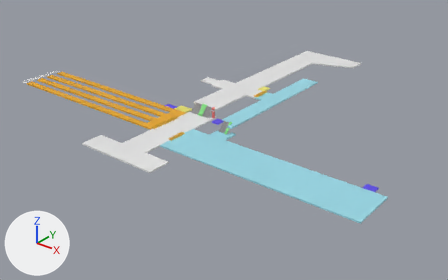
The FBX model Assets/Models/2F.fbx, before and after one commit.
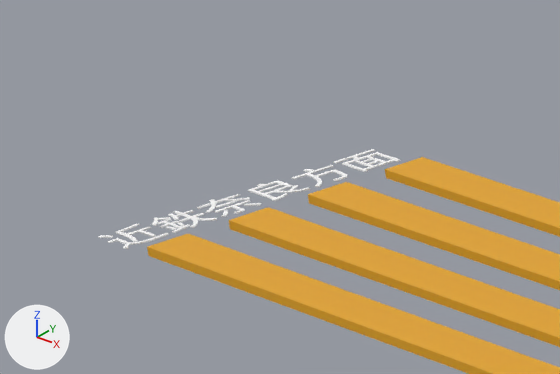
The first picture shows the older version from a 50 mm lens placed at (183.0, -341.0, 165.0), pointed at (-78.0, -15.0, -37.0). The close-ups show the older and then the newer version on the part from 2% to 18% of the width and 18% to 36% of the height of that picture. Only the edits that show in the close-ups are written down. Arrows for +X, +Y and +Z are at lower left; the lights stay in place. Where no turn or scale is listed for an object, it has been applied to the vertices. Vertices at exactly the same position are counted once.

The first close-up shows '近鉄ホーム', '近鉄奈良方面'.
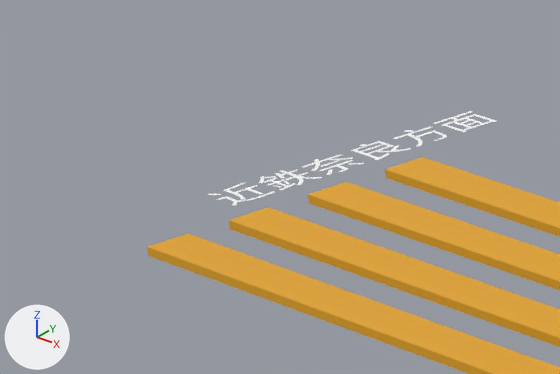
Where the newer file only moved an object's origin or applied its transform, the numbers keep the older frame.

Boxes (x1, y1, x2, y2) around the edits, measured in the close-ups (560 x 374 px; the box of a moved part takes in the faces that stretch with it):
'近鉄奈良方面', reshaped
    before: (99, 149, 400, 249)
    after: (208, 111, 497, 206)
part 1 of me_テキスト_002, moved or reshaped
    before: (292, 165, 347, 187)
    after: (393, 126, 447, 147)
part 2 of me_テキスト_002, moved or reshaped
    before: (248, 180, 310, 201)
    after: (351, 141, 411, 160)
part 3 of me_テキスト_002, moved or reshaped
    before: (197, 194, 250, 213)
    after: (302, 154, 353, 171)
part 4 of me_テキスト_002, moved or reshaped
    before: (221, 210, 228, 217)
    after: (327, 169, 332, 175)
part 5 of me_テキスト_002, moved or reshaped
    before: (244, 203, 262, 206)
    after: (348, 163, 364, 165)
part 6 of me_テキスト_002, moved or reshaped
    before: (214, 200, 251, 214)
    after: (319, 160, 353, 172)
part 7 of me_テキスト_002, moved or reshaped
    before: (152, 217, 190, 233)
    after: (259, 176, 296, 190)
part 8 of me_テキスト_002, moved or reshaped
    before: (168, 210, 217, 228)
    after: (274, 169, 322, 185)
part 9 of me_テキスト_002, moved or reshaped
    before: (115, 224, 156, 242)
    after: (223, 183, 263, 200)
part 10 of me_テキスト_002, moved or reshaped
    before: (108, 233, 169, 249)
    after: (216, 191, 275, 206)
part 11 of me_テキスト_002, moved or reshaped
    before: (99, 235, 113, 238)
    after: (208, 194, 221, 195)
part 12 of me_テキスト_002, added
    after: (432, 111, 497, 132)
part 13 of me_テキスト_002, deleted
    before: (333, 149, 400, 172)

The change, as a diff of the scene's bpy script:
```diff
--- a/Assets/Models/2F.fbx.py
+++ b/Assets/Models/2F.fbx.py
@@ me_テキスト_002 @@
 # used by ob_近鉄奈良方面; location = (-237.0, -58.0, -11.0)
-me_テキスト_002.from_pydata(...)  # 2354 vertices, 3505 faces; spans x -2.8..2.8, y -17.5..17.5, z -0.1..0.1
+me_テキスト_002.from_pydata(...)  # 2354 vertices, 3505 faces; spans x -4.7..0.9, y -2.8..32.3, z 0.0
+# me_テキスト_002 part 1: the loose piece of 356 vertices spanning x -2.7..2.8, y 6.3..11.5, z -0.1..0.1 is moved by (-1.9, 14.8, 0.0)
+# me_テキスト_002 part 2: the loose piece of 324 vertices spanning x -2.8..2.8, y 0.8..5.7, z -0.1..0.1 is moved by (-1.9, 14.8, 0.0)
+# me_テキスト_002 part 3: the loose piece of 260 vertices spanning x -2.7..0.3, y -5.7..-0.1, z -0.1..0.1 is moved by (-1.9, 14.8, 0.0)
+# me_テキスト_002 part 4: the loose piece of 74 vertices spanning x 1.2..2.6, y -5.5..-3.9, z -0.1..0.1 is moved by (-1.9, 14.8, 0.0)
+# me_テキスト_002 part 5: the loose piece of 52 vertices spanning x 1.2..2.6, y -2.0..-0.5, z -0.1..0.1 is moved by (-1.9, 14.8, 0.0)
+# me_テキスト_002 part 6: the loose piece of 134 vertices spanning x 0.5..2.7, y -5.1..-0.8, z -0.1..0.1 is moved by (-1.9, 14.8, 0.0)
+# me_テキスト_002 part 7: the loose piece of 212 vertices spanning x -2.7..2.5, y -11.6..-9.1, z -0.1..0.1 is moved by (-1.9, 14.8, 0.0)
+# me_テキスト_002 part 8: the loose piece of 322 vertices spanning x -2.7..2.7, y -9.5..-6.1, z -0.1..0.1 is moved by (-1.9, 14.8, 0.0)
+# me_テキスト_002 part 9: the loose piece of 142 vertices spanning x -2.7..1.8, y -15.9..-12.1, z -0.1..0.1 is moved by (-1.9, 14.8, 0.0)
+# me_テキスト_002 part 10: the loose piece of 228 vertices spanning x -0.6..2.6, y -17.5..-12.0, z -0.1..0.1 is moved by (-1.9, 14.8, 0.0)
+# me_テキスト_002 part 11: the loose piece of 52 vertices spanning x -2.6..-1.3, y -17.3..-16.0, z -0.1..0.1 is moved by (-1.9, 14.8, 0.0)
+# me_テキスト_002 part 12: a new loose piece of 94 vertices spanning x -4.2..0.9, y 27.0..32.3, z 0.0, in mat_方面テキスト (white #ffffff)
+# me_テキスト_002 part 13: the loose piece of 94 vertices spanning x -2.3..2.7, y 12.3..17.5, z -0.1..0.1 is deleted
+# other edits to the shape of me_テキスト_002 do not show in these pictures
 me_テキスト_002.materials.append(mat_方面テキスト)
```
